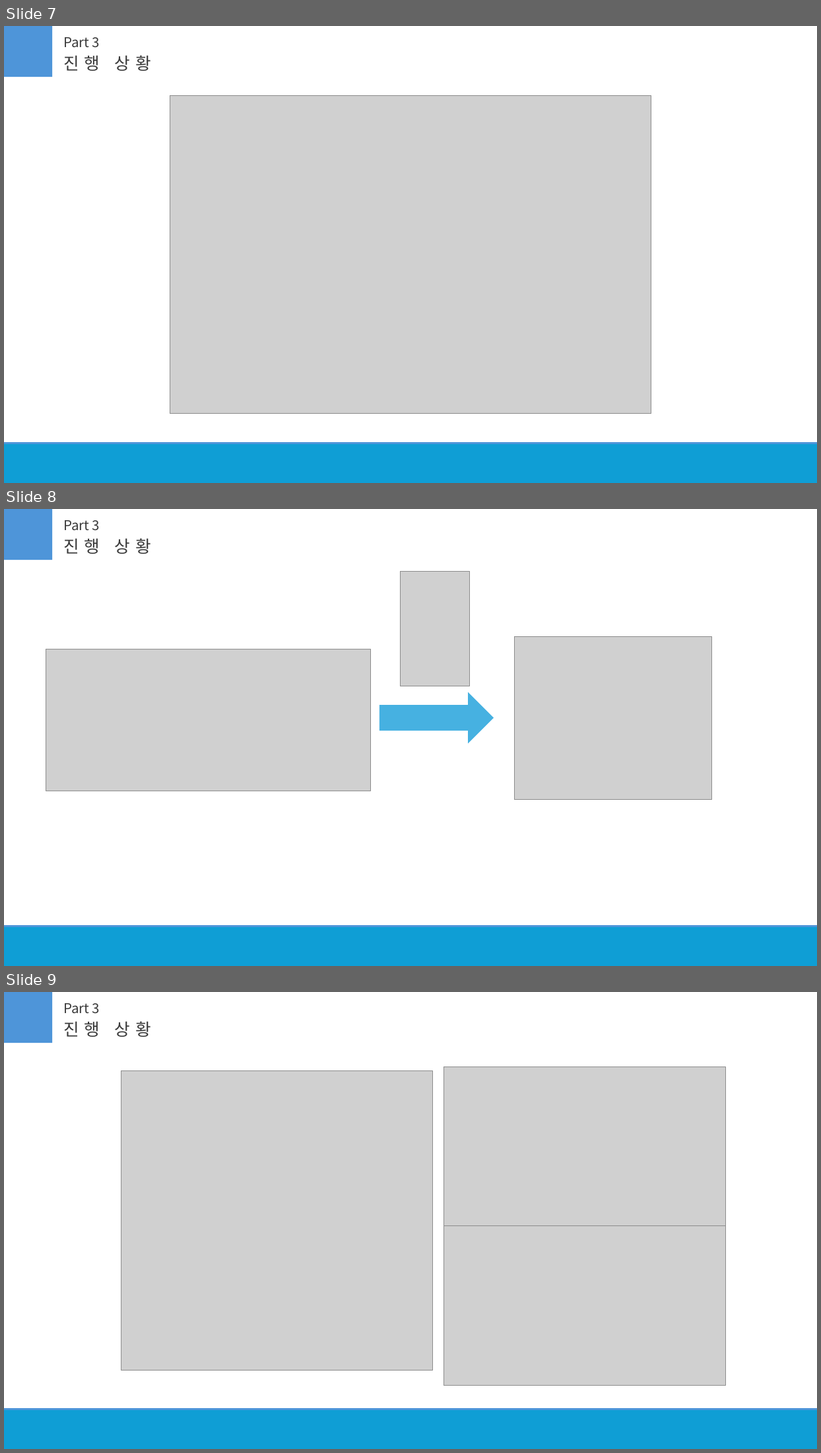
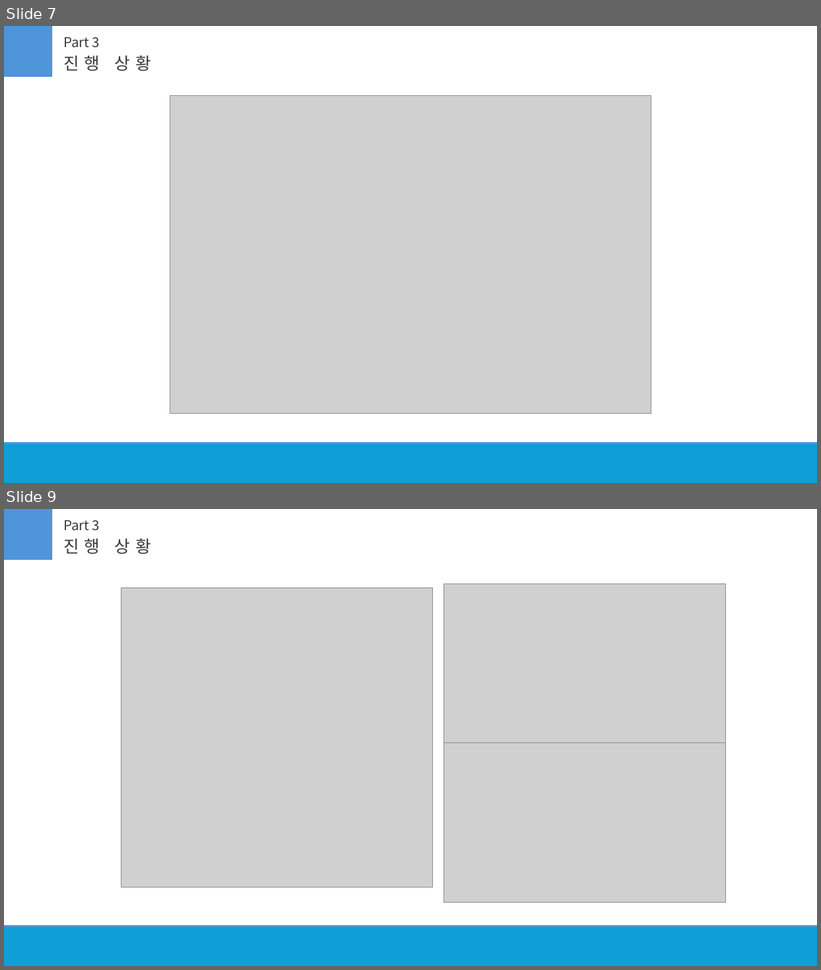
Before and after one commit to NerdConnection/Raspberry-Pi-5-Computer-Vision, a slide deck: 실증적 sw프로젝트/자료/ppt/SW실증 중간발표(토끼용) v2.pptx. Shown one above the other, each under a label of ours: slides 7, 8 and 9 before the commit, slides 7 and 9 after it; the slides between them are not shown. The pictures are 821x1453 and 821x970 pixels, drawn with LibreOffice and Linux fonts; fonts in the diff are those of the drawing; grey boxes stand for pictures. Boxes give left, top, right and bottom in pixels: in the first picture for what was removed or moved away, otherwise in the second. Text is boxed around its words. In the diff, an @@ line names an element or a change of style, - is before the commit and + after.

```diff
--- a/실증적 sw프로젝트/자료/ppt/SW실증 중간발표(토끼용) v2.pptx
+++ b/실증적 sw프로젝트/자료/ppt/SW실증 중간발표(토끼용) v2.pptx
@@ slide 8 removed at (4, 509, 817, 966), background #FFFFFF @@
@@ rectangle removed at (4, 509, 52, 560) @@
@@ text removed at (63, 520, 100, 531) @@
-Part 3
@@ text removed at (63, 538, 151, 554) @@
-진행 상황
@@ picture removed at (401, 571, 470, 687) @@
@@ picture removed at (515, 636, 712, 799) @@
@@ picture removed at (46, 650, 371, 791) @@
@@ right arrow removed at (380, 692, 494, 744) @@
@@ rectangle removed at (4, 927, 817, 966) @@
```
Also in this commit, not shown: 1 slide changed.
